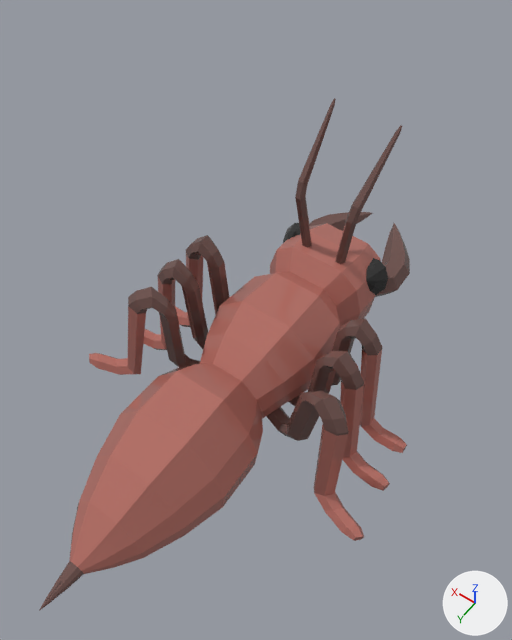
The FBX model Assets/Art/Models/Enemies/BulletAnt_ModelUnattatched_UVW Level 1.fbx: old version first, new version second.
The view is the same before and after, from a camera (50 mm lens) standing at (-1.02, 2.02, 2.85) and looking at (0.06, 0.51, 0.48). Arrows for +X, +Y and +Z are at lower right; the lights stay in place. The first picture is the older version. Where no turn or scale is listed for an object, it has been applied to the vertices.

In view in the first picture: 'Ant_Eyes', 'Ant_Leg_Bent', 'Ant_Leg_Bent001', 'Ant_Leg_Bent002', 'Ant_Leg_Bent003', 'Ant_Leg_Bent004', 'Ant_Leg_Bent005', 'Ant_Pincer_Left', 'Ant_Pincer_Right'.
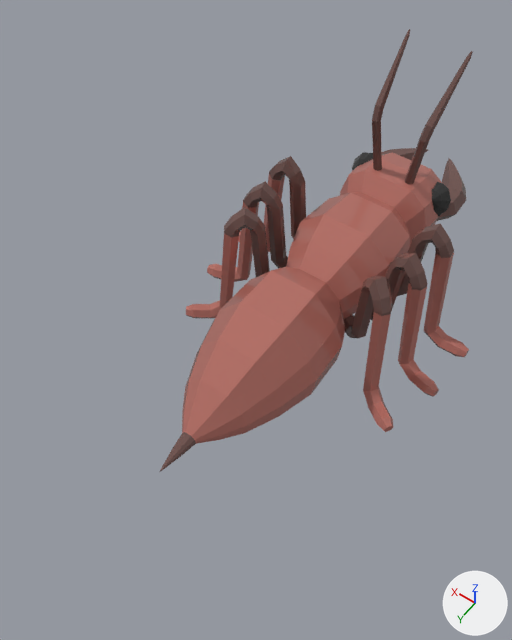
Where the newer file only moved an object's origin or applied its transform, the numbers keep the older frame.

Pixel boxes (x1, y1, x2, y2) of what changed, in the pictures (512 x 640 px):
'Ant_Eyes', moved
    before: (39, 98, 402, 611)
    after: (160, 29, 473, 471)
'Ant_Leg_Bent004', reshaped
    before: (266, 391, 364, 541)
    after: (344, 275, 393, 432)
'Ant_Leg_Bent001', reshaped
    before: (289, 351, 390, 491)
    after: (370, 253, 439, 397)
'Ant_Leg_Bent005', reshaped
    before: (89, 287, 200, 375)
    after: (186, 207, 270, 318)
'Ant_Leg_Bent003', reshaped
    before: (143, 259, 208, 350)
    after: (207, 181, 288, 282)
'Ant_Leg_Bent002', moved
    before: (175, 235, 230, 327)
    after: (238, 156, 306, 252)
'Ant_Leg_Bent', deleted (brown)
    before: (332, 318, 407, 453)
'Ant_Leg_Bent006', added (brown)
    after: (397, 224, 469, 357)
'Ant_Pincer_Right', deleted (brown)
    before: (375, 223, 410, 297)
'Ant_Pincer_Right001', added (brown)
    after: (437, 158, 466, 221)
'Ant_Pincer_Left', deleted (brown)
    before: (309, 212, 373, 231)
'Ant_Pincer_Left001', added (mostly hidden)
    after: (381, 148, 428, 160)

The change, as a diff of the scene's bpy script:
```diff
--- a/Assets/Art/Models/Enemies/BulletAnt_ModelUnattatched_UVW Level 1.fbx.py
+++ b/Assets/Art/Models/Enemies/BulletAnt_ModelUnattatched_UVW Level 1.fbx.py
@@ me_mesh_001 @@
-me_mesh_001.from_pydata(...)  # 72 vertices, 140 faces; spans x -0.028..0.671, y -0.032..0.23, z -0.201..0.495
+me_mesh_001.from_pydata(...)  # 72 vertices, 140 faces; spans x -0.023..0.491, y -0.666..-0.279, z -0.225..0.504
+# me_mesh_001 part 4: the whole mesh is multiplied about its middle by the matrix ((0.756, -0.031, 0.066), (0.15, 1.131, 0.012), (-0.049, 0.047, 1.038)), then moved by (-0.072, -0.57, -0.006)
 me_mesh_001.materials.append(mat_legs)
@@ me_mesh_002 @@
-me_mesh_002.from_pydata(...)  # 72 vertices, 140 faces; spans x -0.64..0.028, y -0.032..0.23, z -0.236..0.475
+me_mesh_002.from_pydata(...)  # 72 vertices, 140 faces; spans x -0.491..0.023, y -0.666..-0.279, z -0.225..0.504
+# me_mesh_002 part 5: the whole mesh is multiplied about its middle by the matrix ((0.756, 0.031, 0.066), (-0.15, 1.131, -0.012), (-0.049, -0.047, 1.038)), then moved by (0.085, -0.576, 0.015)
 me_mesh_002.materials.append(mat_legs)
@@ me_mesh_005 @@
-me_mesh_005.from_pydata(...)  # 72 vertices, 140 faces; spans x -0.611..0.011, y -0.038..0.098, z -0.211..0.499
+me_mesh_005.from_pydata(...)  # 72 vertices, 140 faces; spans x -0.569..0.01, y -0.672..-0.455, z -0.211..0.504
+# me_mesh_005 part 3: the whole mesh is multiplied about its middle by the matrix ((0.93, 0.004, 0.008), (-0.14, 1.033, 0.003), (-0.004, -0.013, 1.008)), then moved by (0.022, -0.59, 0.002)
 me_mesh_005.materials.append(mat_legs)
@@ me_mesh_004 @@
-me_mesh_004.from_pydata(...)  # 72 vertices, 140 faces; spans x 0.0..0.583, y -0.046..0.046, z -0.211..0.504
+me_mesh_004.from_pydata(...)  # 72 vertices, 140 faces; spans x 0.0..0.583, y -0.679..-0.588, z -0.211..0.504
+# me_mesh_004 part 1: the whole mesh is moved by (0.0, -0.633, 0.0)
 me_mesh_004.materials.append(mat_legs)
@@ me_mesh_003 @@
-me_mesh_003.from_pydata(...)  # 72 vertices, 140 faces; spans x -0.011..0.614, y -0.038..0.097, z -0.208..0.501
+me_mesh_003.from_pydata(...)  # 72 vertices, 140 faces; spans x -0.01..0.569, y -0.672..-0.455, z -0.211..0.504
+# me_mesh_003 part 2: the whole mesh is multiplied about its middle by the matrix ((0.93, -0.004, 0.008), (0.14, 1.033, -0.003), (-0.004, 0.013, 1.008)), then moved by (-0.02, -0.59, 0.0)
 me_mesh_003.materials.append(mat_legs)
@@ ob_ant_pincer_right @@
-ob_ant_pincer_right = bpy.data.objects.new('Ant_Pincer_Right', me_mesh_007)
@@ ob_ant_eyes @@
 ob_ant_eyes = bpy.data.objects.new('Ant_Eyes', me_mesh_008)
-ob_ant_eyes.location = (-0.002, 0.03, 0.316)
+ob_ant_eyes.location = (-0.002, -0.604, 0.316)
@@ ob_ant_pincer_left @@
-ob_ant_pincer_left = bpy.data.objects.new('Ant_Pincer_Left', me_mesh_006)
@@ ob_ant_leg_bent @@
-ob_ant_leg_bent = bpy.data.objects.new('Ant_Leg_Bent', me_mesh)
@@ ob_ant_leg_bent006 @@
+ob_ant_leg_bent006 = bpy.data.objects.new('Ant_Leg_Bent006', me_mesh_001_1)  # 72 vertices, 140 faces; spans x -0.583..0.0, y -0.046..0.046, z -0.211..0.504; in mat_material__3 (picture img_bullet_ant_legs_variant_1_png)
+ob_ant_leg_bent006.location = (-0.106, -0.198, 0.211)
@@ ob_ant_pincer_right001 @@
+ob_ant_pincer_right001 = bpy.data.objects.new('Ant_Pincer_Right001', me_mesh_008_1)  # 56 vertices, 60 faces; spans x -0.127..0.12, y -0.433..0.217, z -0.077..0.047; in mat_material__2 (picture img_bullet_ant_pincers_variant_1_png)
+ob_ant_pincer_right001.location = (-0.167, -0.75, 0.306)
@@ ob_ant_pincer_left001 @@
+ob_ant_pincer_left001 = bpy.data.objects.new('Ant_Pincer_Left001', me_mesh_007_1)  # 56 vertices, 60 faces; spans x -0.123..0.128, y -0.437..0.214, z -0.045..0.078; in mat_material__2 (picture img_bullet_ant_pincers_variant_1_png)
+ob_ant_pincer_left001.location = (0.164, -0.75, 0.272)
```
